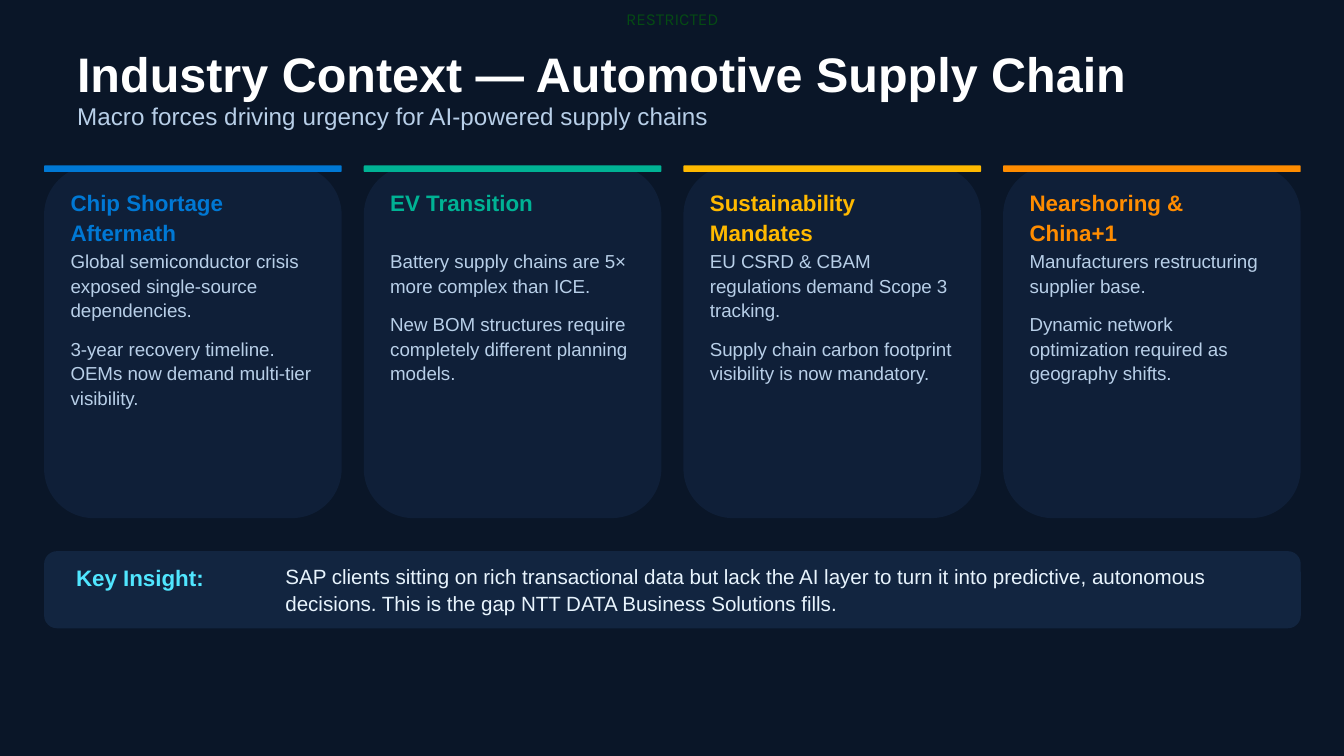
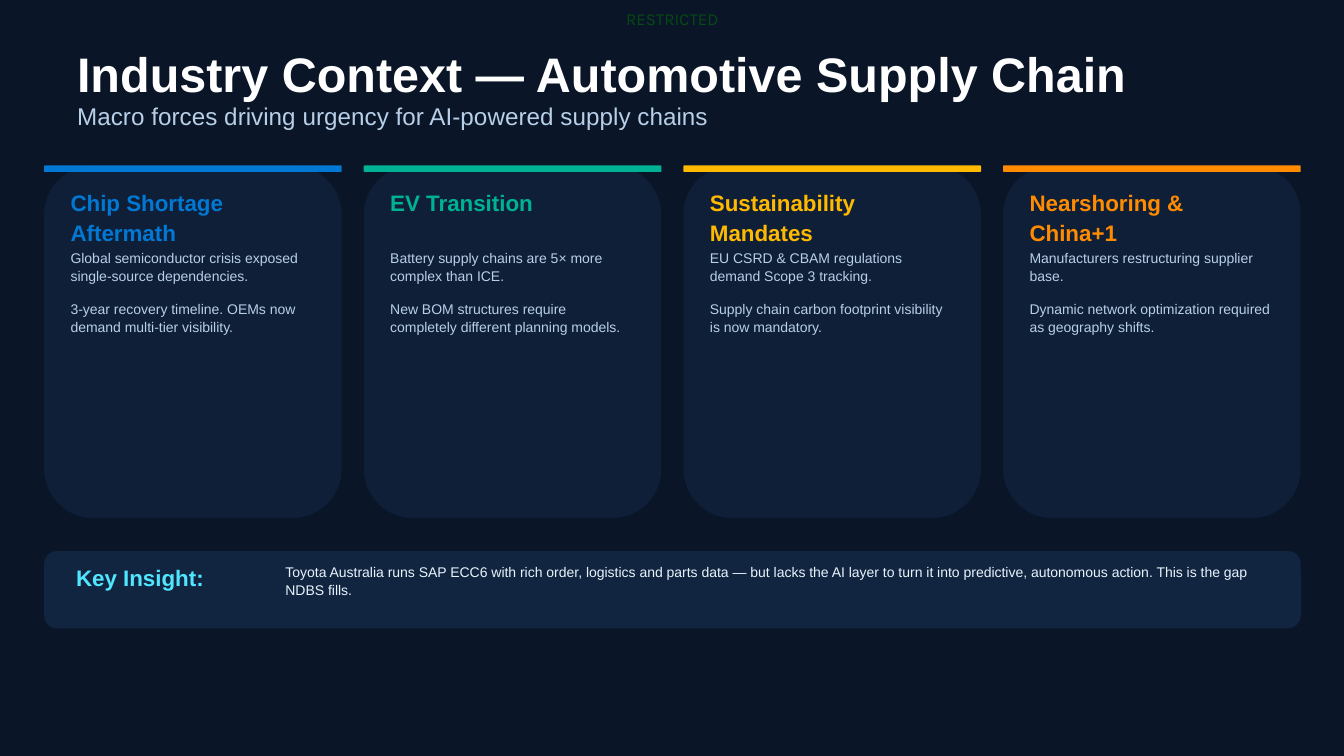
Before and after one commit to bhartiya75/ntt, a slide deck: slide 4 of backend/generated_ppts/NDBS_SAP_Supply_Chain_AI_v2.0.pptx. Drawn at 1344x756 pixels with LibreOffice and Linux fonts; fonts in the diff are those of the drawing; background and template pictures are left out. Boxes give left, top, right and bottom in pixels: in the first picture for what was removed or moved away, otherwise in the second. Text is boxed around its words. In the diff, an @@ line names an element or a change of style, - is before the commit and + after.

```diff
--- a/backend/generated_ppts/NDBS_SAP_Supply_Chain_AI_v2.0.pptx
+++ b/backend/generated_ppts/NDBS_SAP_Supply_Chain_AI_v2.0.pptx
@@ size 13.3 to 10 pt in 4 elements at [71, 253, 298, 335], [390, 253, 620, 335], [710, 253, 942, 335], [1030, 253, 1270, 335] @@
@@ text at [285, 567, 1247, 595]: text changed; size 14.7 to 10 pt @@
-SAP clients sitting on rich transactional data but lack the AI layer to turn it into predictive, autonomous decisions. This is the gap NTT DATA Business Solutions fills.
+Toyota Australia runs SAP ECC6 with rich order, logistics and parts data — but lacks the AI layer to turn it into predictive, autonomous action. This is the gap NDBS fills.
```
Also in this commit, not shown: 13 other slides changed, 1 slide added, 4 other files.
